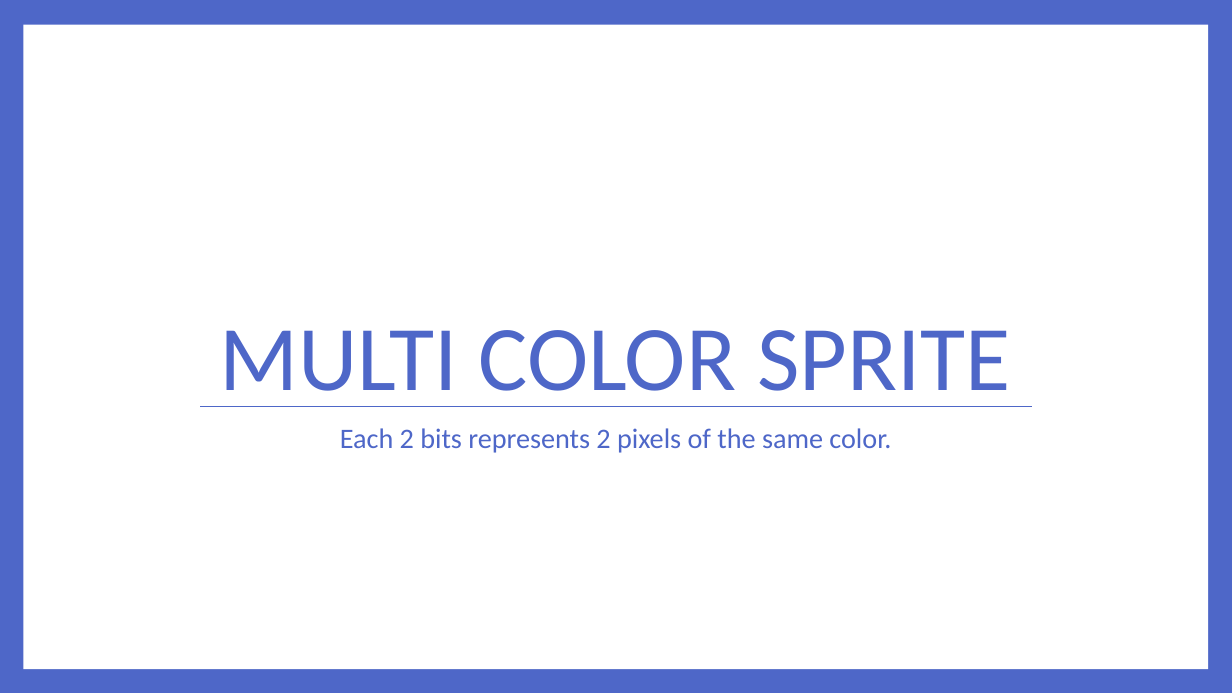
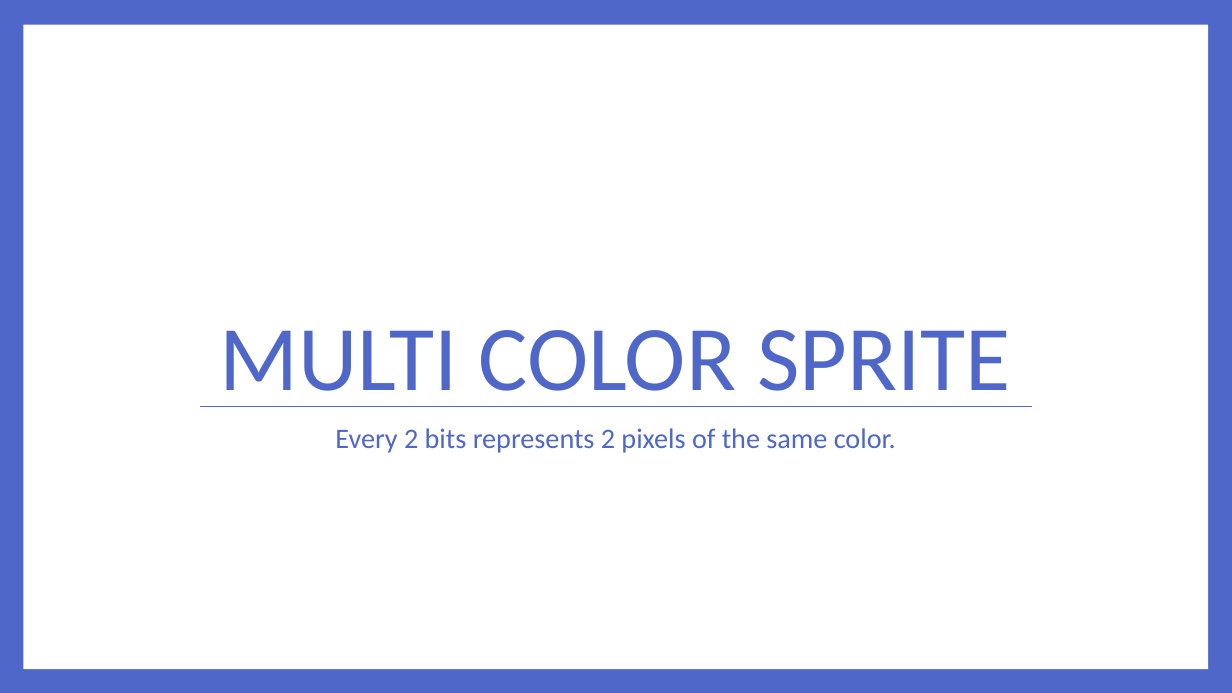
Before and after one commit to lefticus/presentations, a slide deck: slide 47 of RichCodeForTinyMachines/Rich Code For Tiny Computers.pptx (slide 42 before the commit). Drawn at 1232x693 pixels with LibreOffice and Linux fonts; fonts in the diff are those of the drawing. Boxes give left, top, right and bottom in pixels: in the first picture for what was removed or moved away, otherwise in the second. Text is boxed around its words. In the diff, an @@ line names an element or a change of style, - is before the commit and + after.

```diff
--- a/RichCodeForTinyMachines/Rich Code For Tiny Computers.pptx
+++ b/RichCodeForTinyMachines/Rich Code For Tiny Computers.pptx
@@ text at (335, 428, 896, 453): text changed @@
-Each 2 bits represents 2 pixels of the same color.
+Every 2 bits represents 2 pixels of the same color.
```
Also in this commit, not shown: 1 other slide changed, 5 slides added, 7 other files.
